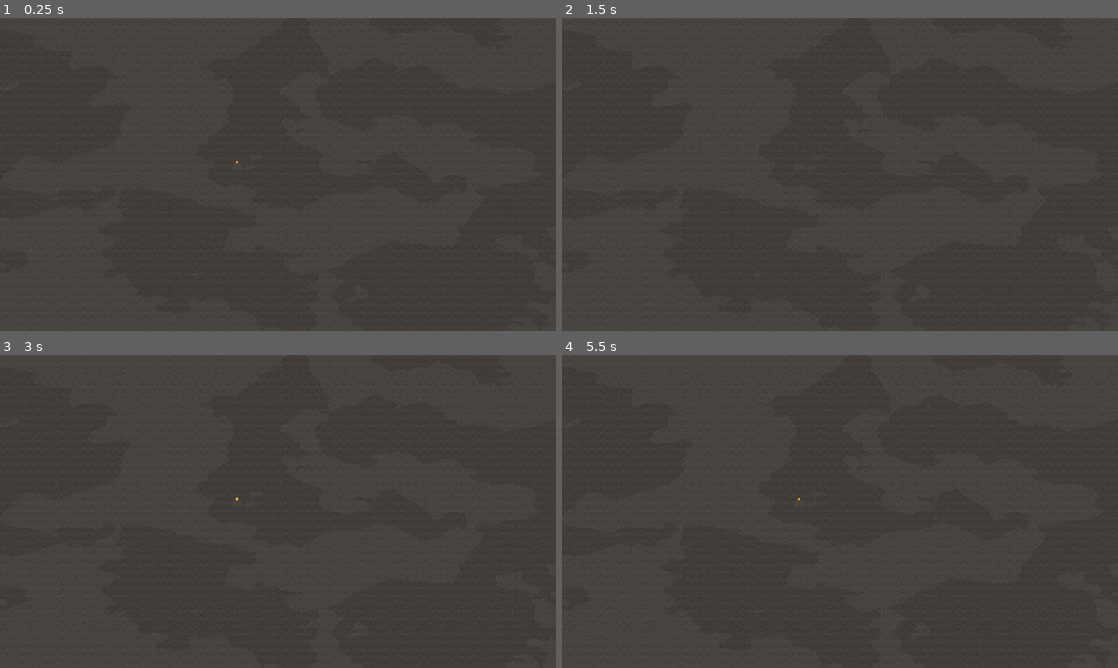
Above: before the commit, frames 1-4 (two rows, left to right).
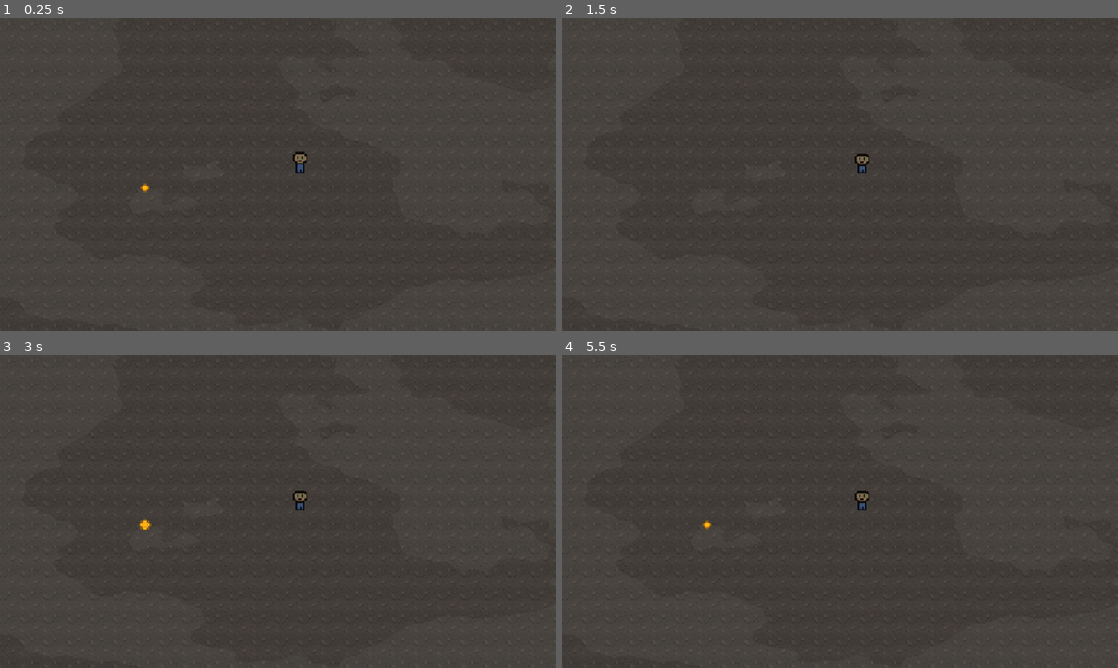
Above: after the commit, the same moments.

Repository: MaxAtoms/fading-life
Game: Godot game, scene res://world/map.tscn
The game is run twice, just before and just after one commit, with the same random seed, the same clock (stepped at 60 frames per second) and the same inputs.
Inputs:
- Up to frame 1 (0.25 s): no input
- Up to frame 2 (1.5 s): no input
- Up to frame 3 (3 s): tap Enter at 2.75 s
- Up to frame 4 (5.5 s): no input

The runs differ from the first frame. In frame 1, 0.2% of the frame differs, in the area x 1-100%, y 4-100%; in frame 2, 0.2%; in frame 3, 0.3%; in frame 4, 0.2%.
Error before the commit: Parse Error: Identifier "max_speed" not declared in the current scope. (res://player/Player.tscn::GDScript_kpjcp:15)

Commit message:
Restore Player scene

Diff:
--- a/player/Player.tscn
+++ b/player/Player.tscn
@@ -44,7 +44,9 @@
 [sub_resource type="GDScript" id="GDScript_kpjcp"]
 script/source = "extends CharacterBody2D
 
-@export var decay: int = 2
+@export var max_health = 100
+@export var max_speed = 3000
+@export var health_decay = 2
 @onready var timer = $Decay
 @onready var healthbar: ProgressBar = $Healthbar
 
@@ -61,11 +63,7 @@
 
 func _ready() -> void:
 	if healthbar:
-		healthbar.max_value = max_health
-		healthbar.min_value = 0
 		healthbar.value = max_health
-		healthbar.step = 1
-
 
 func _physics_process(delta):
 	player_movement(delta)
@@ -108,17 +106,15 @@
 	move_and_slide()
 
 func _set_health(value):
-	print(\"HP: \", health)
 	if value >= 0:
 		health = value
-		if healthbar:
-			healthbar.value = health
+		healthbar.value = value
 	else:
 		print(\"game over\")
 
 func _on_decay_timeout() -> void:
-	health -= decay
-
+	health -= health_decay
+	print(\"HP: \", health)
 
 func heal(amount: float):
 	health = min(health + amount, max_health)
@@ -133,20 +129,200 @@
 		timer.paused = false
 "
 
+[sub_resource type="CapsuleShape2D" id="CapsuleShape2D_u8vxv"]
+radius = 5.0
+height = 18.0
+
 [sub_resource type="StyleBoxFlat" id="StyleBoxFlat_ulp21"]
 bg_color = Color(0, 0, 0, 1)
 
 [sub_resource type="StyleBoxFlat" id="StyleBoxFlat_3c3w1"]
 bg_color = Color(1, 1, 1, 1)
 
-[sub_resource type="RectangleShape2D" id="RectangleShape2D_kne1u"]
-size = Vector2(24, 25)
+[sub_resource type="SpriteFrames" id="SpriteFrames_0hmdb"]
+animations = [{
+"frames": [{
+"duration": 1.0,
+"texture": ExtResource("2_lhjxl")
+}, {
+"duration": 1.0,
+"texture": ExtResource("3_y2u3w")
+}, {
+"duration": 1.0,
+"texture": ExtResource("4_uyl0s")
+}, {
+"duration": 1.0,
+"texture": ExtResource("5_vud74")
+}, {
+"duration": 1.0,
+"texture": ExtResource("6_8cy8x")
+}, {
+"duration": 1.0,
+"texture": ExtResource("7_610ub")
+}, {
+"duration": 1.0,
+"texture": ExtResource("8_ayguc")
+}, {
+"duration": 1.0,
+"texture": ExtResource("9_t7u8x")
+}],
+"loop": true,
+"name": &"down",
+"speed": 10.0
+}, {
+"frames": [{
+"duration": 4.0,
+"texture": ExtResource("9_lhjxl")
+}, {
+"duration": 4.0,
+"texture": ExtResource("10_y2u3w")
+}],
+"loop": true,
+"name": &"idle_down",
+"speed": 10.0
+}, {
+"frames": [{
+"duration": 4.0,
+"texture": ExtResource("11_8cy8x")
+}, {
+"duration": 4.0,
+"texture": ExtResource("12_610ub")
+}],
+"loop": true,
+"name": &"idle_left",
+"speed": 10.0
+}, {
+"frames": [{
+"duration": 4.0,
+"texture": ExtResource("13_ayguc")
+}, {
+"duration": 4.0,
+"texture": ExtResource("14_t7u8x")
+}],
+"loop": true,
+"name": &"idle_right",
+"speed": 10.0
+}, {
+"frames": [{
+"duration": 4.0,
+"texture": ExtResource("11_uyl0s")
+}, {
+"duration": 4.0,
+"texture": ExtResource("12_vud74")
+}],
+"loop": true,
+"name": &"idle_up",
+"speed": 10.0
+}, {
+"frames": [{
+"duration": 1.0,
+"texture": ExtResource("10_lnwue")
+}, {
+"duration": 1.0,
+"texture": ExtResource("11_7tnb4")
+}, {
+"duration": 1.0,
+"texture": ExtResource("12_2q4k2")
+}, {
+"duration": 1.0,
+"texture": ExtResource("13_w36ex")
+}, {
+"duration": 1.0,
+"texture": ExtResource("14_7wro5")
+}, {
+"duration": 1.0,
+"texture": ExtResource("15_u3bl4")
+}, {
+"duration": 1.0,
+"texture": ExtResource("16_wpul2")
+}, {
+"duration": 1.0,
+"texture": ExtResource("17_pcftw")
+}],
+"loop": true,
+"name": &"left",
+"speed": 10.0
+}, {
+"frames": [{
+"duration": 1.0,
+"texture": ExtResource("18_cayk5")
+}, {
+"duration": 1.0,
+"texture": ExtResource("19_wqfsd")
+}, {
+"duration": 1.0,
+"texture": ExtResource("20_wpo5q")
+}, {
+"duration": 1.0,
+"texture": ExtResource("21_22tms")
+}, {
+"duration": 1.0,
+"texture": ExtResource("22_0a0r0")
+}, {
+"duration": 1.0,
+"texture": ExtResource("23_y5372")
+}, {
+"duration": 1.0,
+"texture": ExtResource("24_nckww")
+}, {
+"duration": 1.0,
+"texture": ExtResource("25_eftk4")
+}],
+"loop": true,
+"name": &"right",
+"speed": 10.0
+}, {
+"frames": [{
+"duration": 1.0,
+"texture": ExtResource("26_ysdtf")
+}, {
+"duration": 1.0,
+"texture": ExtResource("27_x73r6")
+}, {
+"duration": 1.0,
+"texture": ExtResource("28_16d2w")
+}, {
+"duration": 1.0,
+"texture": ExtResource("29_u8534")
+}, {
+"duration": 1.0,
+"texture": ExtResource("30_fm4ui")
+}, {
+"duration": 1.0,
+"texture": ExtResource("31_mvo4i")
+}, {
+"duration": 1.0,
+"texture": ExtResource("32_enu3q")
+}, {
+"duration": 1.0,
+"texture": ExtResource("33_gfvao")
+}],
+"loop": true,
+"name": &"up",
+"speed": 10.0
+}]
 
 [node name="Player" type="CharacterBody2D"]
 script = SubResource("GDScript_kpjcp")
-decay = 3
+
+[node name="PlayerSprite" type="Sprite2D" parent="."]
+z_index = 1
+texture_filter = 1
+
+[node name="PlayerCollisionShape" type="CollisionShape2D" parent="."]
+shape = SubResource("CapsuleShape2D_u8vxv")
+
+[node name="Camera2D" type="Camera2D" parent="."]
+visible = false
+position = Vector2(-15, 9)
+zoom = Vector2(3, 3)
+
+[node name="Decay" type="Timer" parent="."]
+wait_time = 0.5
+autostart = true
 
 [node name="Healthbar" type="ProgressBar" parent="."]
+visible = false
 offset_left = -132.0
 offset_top = -48.0
 offset_right = -128.0
@@ -155,22 +331,12 @@
 theme_override_styles/background = SubResource("StyleBoxFlat_ulp21")
 theme_override_styles/fill = SubResource("StyleBoxFlat_3c3w1")
 step = 1.0
+value = 50.0
 show_percentage = false
 
-[node name="PlayerSprite" type="Sprite2D" parent="."]
+[node name="AnimatedSprite2D" type="AnimatedSprite2D" parent="."]
 z_index = 1
-texture_filter = 1
-
-[node name="PlayerCollisionShape" type="CollisionShape2D" parent="."]
-shape = SubResource("CapsuleShape2D_u8vxv")
-
-[node name="Camera2D" type="Camera2D" parent="."]
-visible = false
-position = Vector2(-15, 9)
-zoom = Vector2(3, 3)
-
-[node name="Decay" type="Timer" parent="."]
-wait_time = 0.5
-autostart = true
+sprite_frames = SubResource("SpriteFrames_0hmdb")
+animation = &"left"
 
 [connection signal="timeout" from="Decay" to="." method="_on_decay_timeout"]
